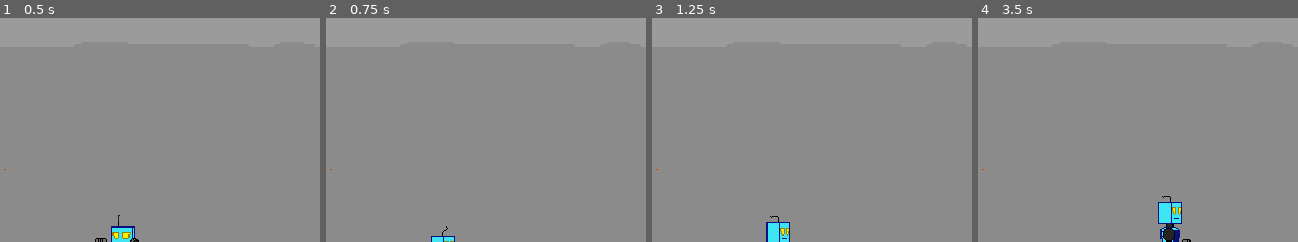
Above: before the commit, frames 1-4 (left to right).
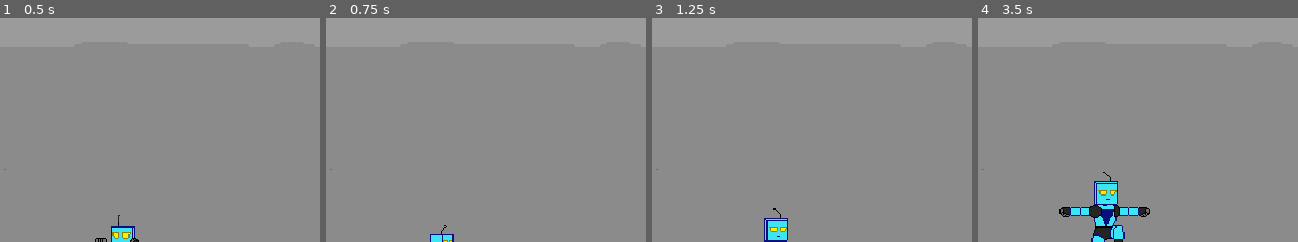
Above: after the commit, the same moments.

Repository: garethdavisrogers/RobotQuest-Depracated-
Game: Godot game, scene res://Game.tscn
Same seed, same stepped clock (60 frames per second), same inputs: the game is played once before the commit and once after it.
Inputs:
- Up to frame 1 (0.5 s): no input
- Up to frame 2 (0.75 s): tap Enter at 0.5 s; hold D (move_right) from 0.53 s (still down); tap Space (jump) at 0.6 s
- Up to frame 3 (1.25 s): keep holding D (move_right); tap Space (jump) at 0.77, 1.07 s
- Up to frame 4 (3.5 s): release D (move_right) at 1.28 s; hold S (move_down) 1.28-2.03 s; tap Shift (block) at 1.35 s; tap Space (jump) at 1.52, 1.55, 1.82, 2.3, 2.85, 3.02, 3.32 s; hold D (move_right) 2.03-2.78 s; tap K (lite_attack) at 2.1 s; hold W (move_up) from 2.78 s (still down)
The pictures show only the part of the screen within x 12-62%, y 50-100%; the shares and areas given below are measured in that part.

Frame 1 is identical in both runs. In frame 2, 0.2% of the frame differs, in the area x 32-41%, y 92-100%; in frame 3, 0.5%; in frame 4, 4.2%, in the area x 25-67%, y 68-100%.

Commit message:
Max jump depends on speed.  I dialed it back and gave ascension a timer as well as a shadow var that keeps track of where the jump started.

Diff:
--- a/Player.gd
+++ b/Player.gd
@@ -2,6 +2,8 @@
 var combo = 0
 onready var dead = false
 onready var combo_timer = $ComboTimer
+onready var jump_timer = $JumpTimer
+onready var shadow = null
 
 func _physics_process(_delta):
 	send_z_index()
@@ -23,6 +25,7 @@
 				state_jump()
 
 func state_default():
+	shadow = null
 	movement_loop()
 	spritedir_loop()
 	controls_loop()
@@ -45,6 +48,7 @@
 		state_machine('block')
 
 	if Input.is_action_just_pressed('jump'):
+		shadow = position.y
 		state_machine('ascend')
 
 func state_attack():
@@ -77,17 +81,27 @@
 		state_machine('default')
 
 func state_ascend():
+	jump_timer.start(0.3)
 	movement_loop()
-	movedir.y = 0
+	movedir.y = -1
 	anim_switch('ascend')
 
 func state_descend():
 	movement_loop()
-	anim_switch('descend')
+	movedir.y = 1
+	if position.y <= shadow:
+		anim_switch('descend')
+	else:
+		state_machine('default')
 
 func state_jump():
+	print(jump_timer.get_time_left())
 	movement_loop()
 	anim_switch('jump')
+	if Input.is_action_just_released('jump'):
+		state_machine('descend')
+	else:
+		state_machine('jump')
 
 func controls_loop():
 	var LEFT = Input.is_action_pressed('move_left')
@@ -118,3 +132,9 @@
 		state_machine('descend')
 	if anim_name == 'descendleft' or anim_name == 'descendright':
 		state_machine('default')
+
+
+
+
+func _on_JumpTimer_timeout():
+	state_machine('descend')
--- a/Player.tscn
+++ b/Player.tscn
@@ -2062,7 +2062,7 @@
 [node name="Player" instance=ExtResource( 1 )]
 script = ExtResource( 2 )
 speed = 50
-acceleration = 3
+max_speed = 250
 TYPE = "PLAYER"
 
 [node name="Sprite" type="Sprite" parent="." index="0"]
@@ -2126,7 +2126,7 @@
 shape = SubResource( 23 )
 
 [node name="JumpTimer" type="Timer" parent="." index="7"]
-wait_time = 2.0
 one_shot = true
 [connection signal="timeout" from="ComboTimer" to="." method="_on_ComboTimer_timeout"]
 [connection signal="animation_finished" from="anim" to="." method="_on_anim_animation_finished"]
+[connection signal="timeout" from="JumpTimer" to="." method="_on_JumpTimer_timeout"]
